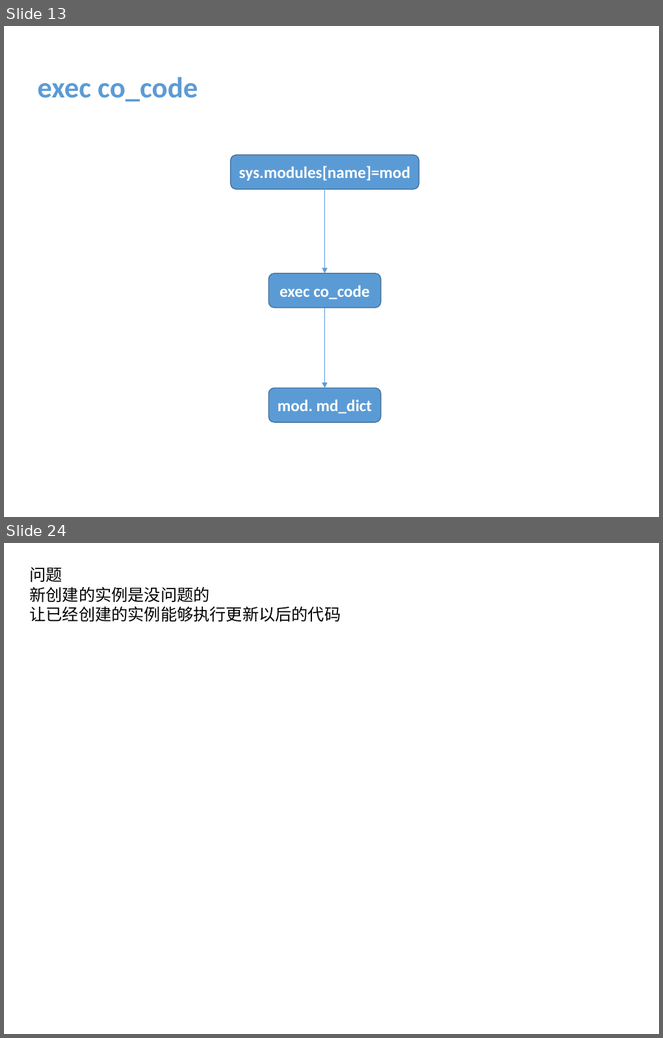
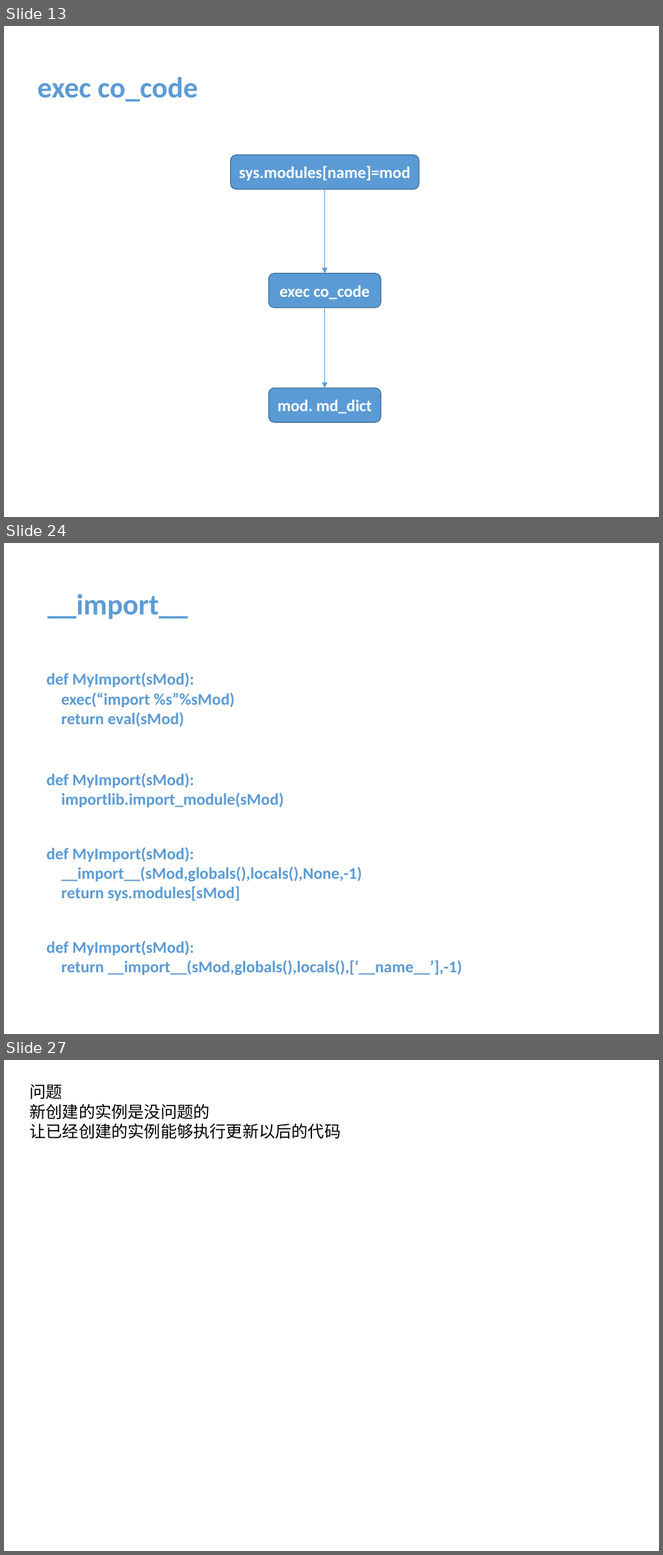
Before and after one commit to menfeng/studynote, a slide deck: python/source code/import/import.pptx. Shown one above the other, each under a label of ours: slides 13 and 24 before the commit, slides 13, 24 and 27 after it; the slides between them are not shown. The pictures are 663x1038 and 663x1555 pixels, drawn with LibreOffice and Linux fonts; fonts in the diff are those of the drawing. Boxes give left, top, right and bottom in pixels: in the first picture for what was removed or moved away, otherwise in the second. Text is boxed around its words. In the diff, an @@ line names an element or a change of style, - is before the commit and + after.

```diff
--- a/python/source code/import/import.pptx
+++ b/python/source code/import/import.pptx
@@ slide 24 added at [4,543,659,1034], background #FFFFFF @@
@@ text added at [48,594,188,619], 32 pt, text #5B9BD5, bold @@
+__import__
@@ text added at [46,672,235,727], 18 pt, text #5B9BD5, bold @@
+def MyImport(sMod):
+exec(“import %s”%sMod)
+return eval(sMod)
@@ text added at [46,773,284,808], 18 pt, text #5B9BD5, bold @@
+def MyImport(sMod):
+importlib.import_module(sMod)
@@ text added at [46,847,362,901], 18 pt, text #5B9BD5, bold @@
+def MyImport(sMod):
+__import__(sMod,globals(),locals(),None,-1)
+return sys.modules[sMod]
@@ text added at [46,941,462,976], 18 pt, text #5B9BD5, bold @@
+def MyImport(sMod):
+return __import__(sMod,globals(),locals(),[‘__name__’],-1)
@@ what was slide 24 is now slide 27 @@
```
Also in this commit, not shown: 10 slides changed, 6 other slides added, 2 slides removed.
